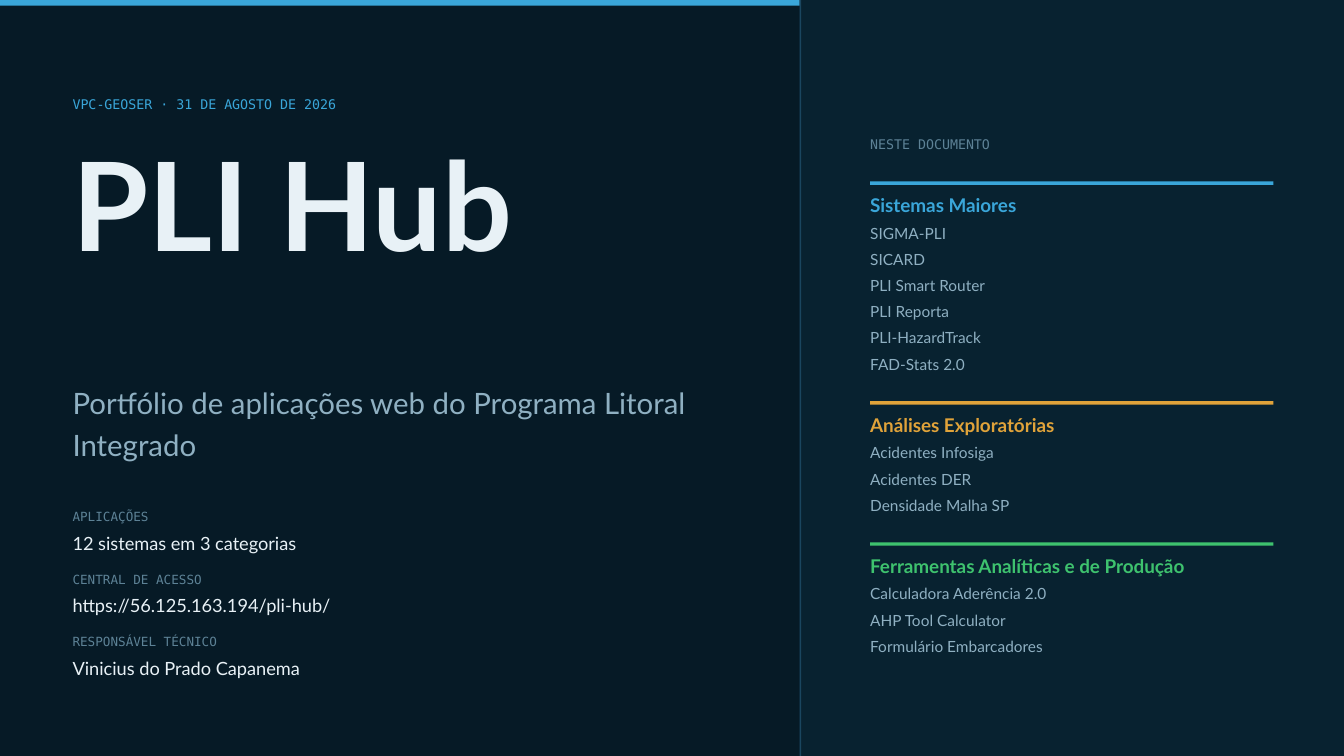
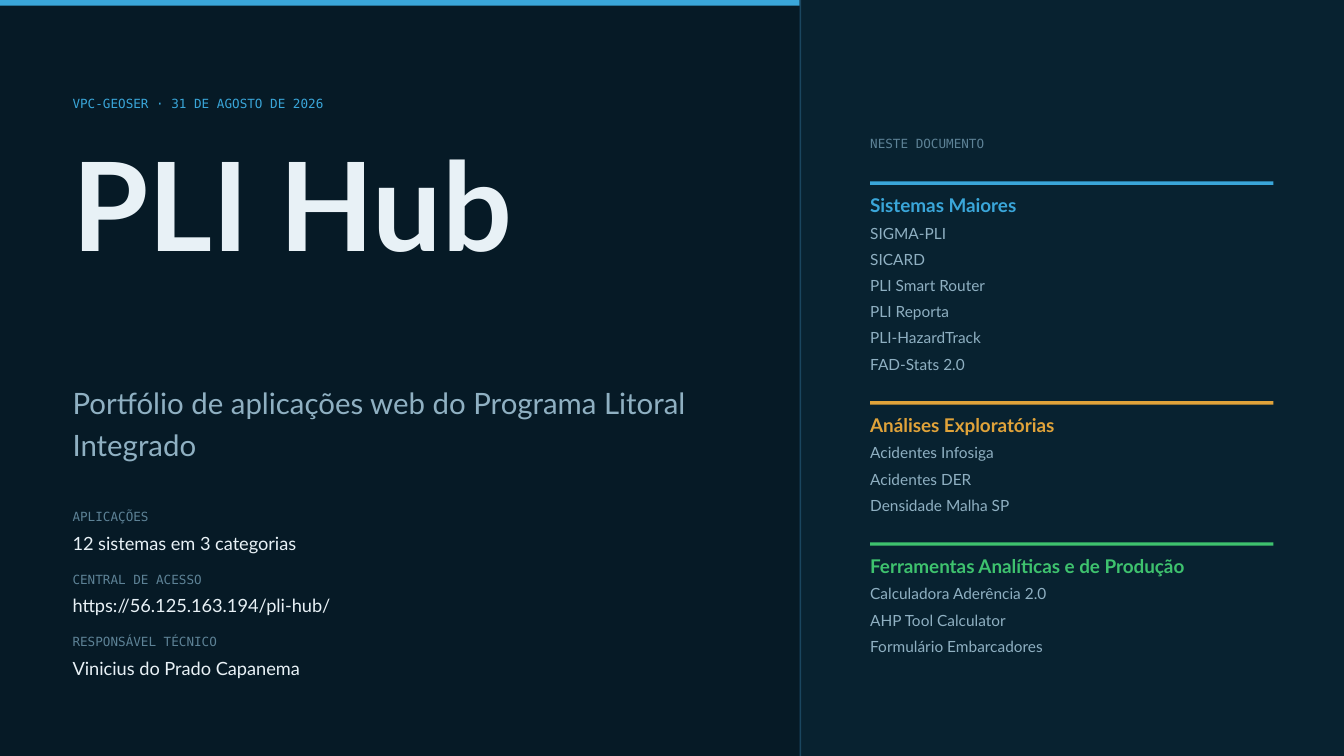
Before and after one commit to vpcapanema/pli-hub, a slide deck: slide 1 of apresentacao/pli-hub-apresentacao.pptx. Drawn at 1344x756 pixels with LibreOffice and Linux fonts; fonts in the diff are those of the drawing. Boxes give left, top, right and bottom in pixels: in the first picture for what was removed or moved away, otherwise in the second. Text is boxed around its words. In the diff, an @@ line names an element or a change of style, - is before the commit and + after.

```diff
--- a/apresentacao/pli-hub-apresentacao.pptx
+++ b/apresentacao/pli-hub-apresentacao.pptx
@@ text "VPC-GEOSER · 31 DE AGOSTO ..." at [73,98,323,108]: size 9.5 to 9 pt @@
@@ text "NESTE DOCUMENTO" at [870,139,984,148]: size 9.5 to 9 pt @@
```
Also in this commit, not shown: 16 other slides changed, 15 other files.
